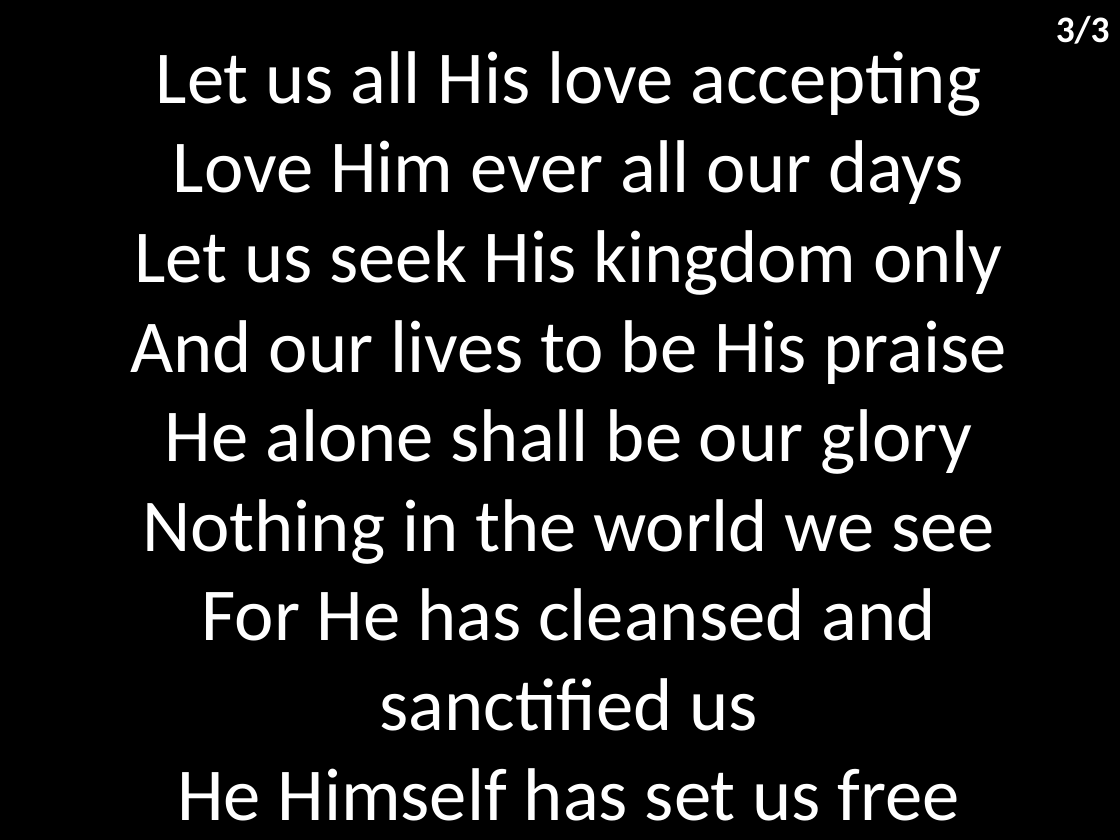
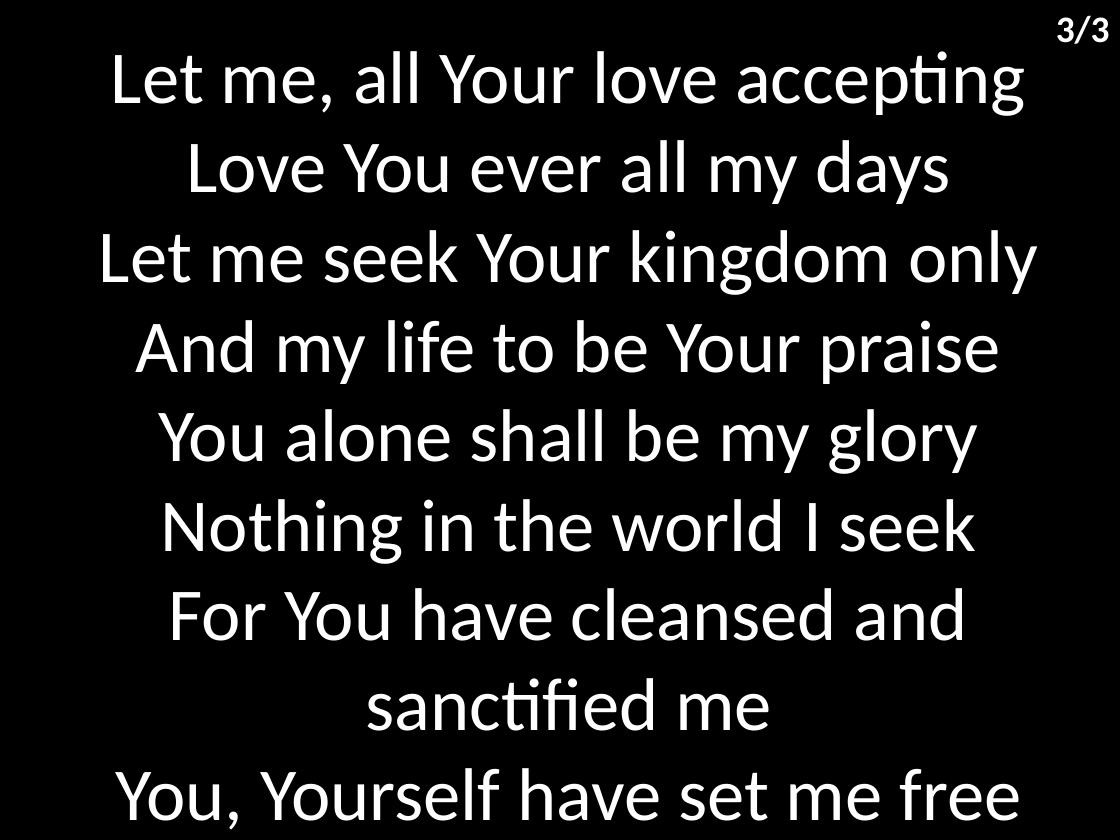
Before and after one commit to hoo-are-ya/worship, a slide deck: slide 14 of docs/songs_2022-05-15.pptx. Drawn at 1120x840 pixels with LibreOffice and Linux fonts; fonts in the diff are those of the drawing. Boxes give left, top, right and bottom in pixels: in the first picture for what was removed or moved away, otherwise in the second. Text is boxed around its words. In the diff, an @@ line names an element or a change of style, - is before the commit and + after.

```diff
--- a/docs/songs_2022-05-15.pptx
+++ b/docs/songs_2022-05-15.pptx
@@ subtitle at (99, 51, 1037, 830): text changed @@
-Let us all His love accepting
-Love Him ever all our days
-Let us seek His kingdom only
-And our lives to be His praise
-He alone shall be our glory
-Nothing in the world we see
-For He has cleansed and sanctified us
-He Himself has set us free
+Let me, all Your love accepting
+Love You ever all my days
+Let me seek Your kingdom only
+And my life to be Your praise
+You alone shall be my glory
+Nothing in the world I seek
+For You have cleansed and sanctified me
+You, Yourself have set me free
```
Also in this commit, not shown: 1 other file.
